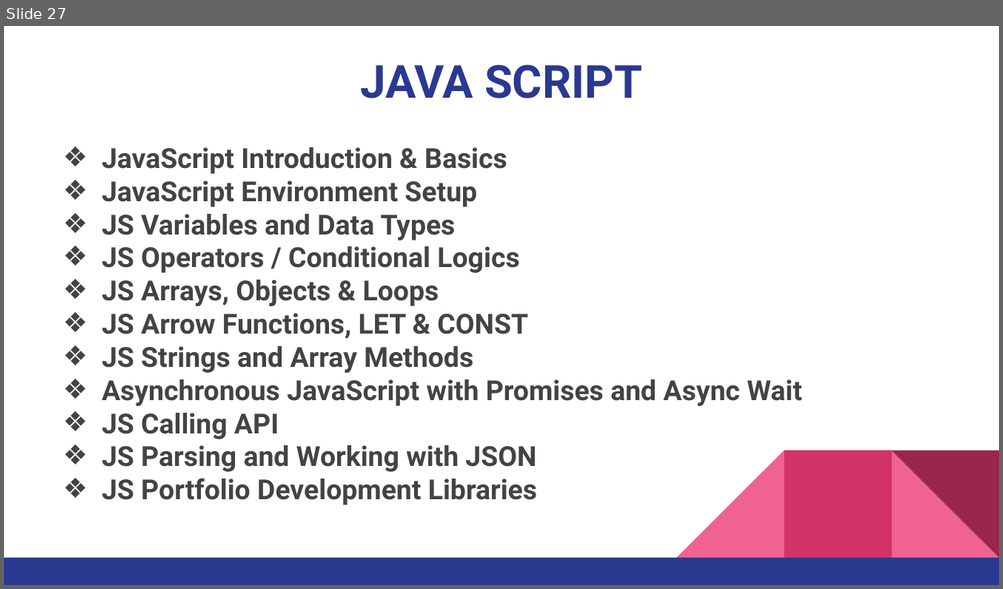
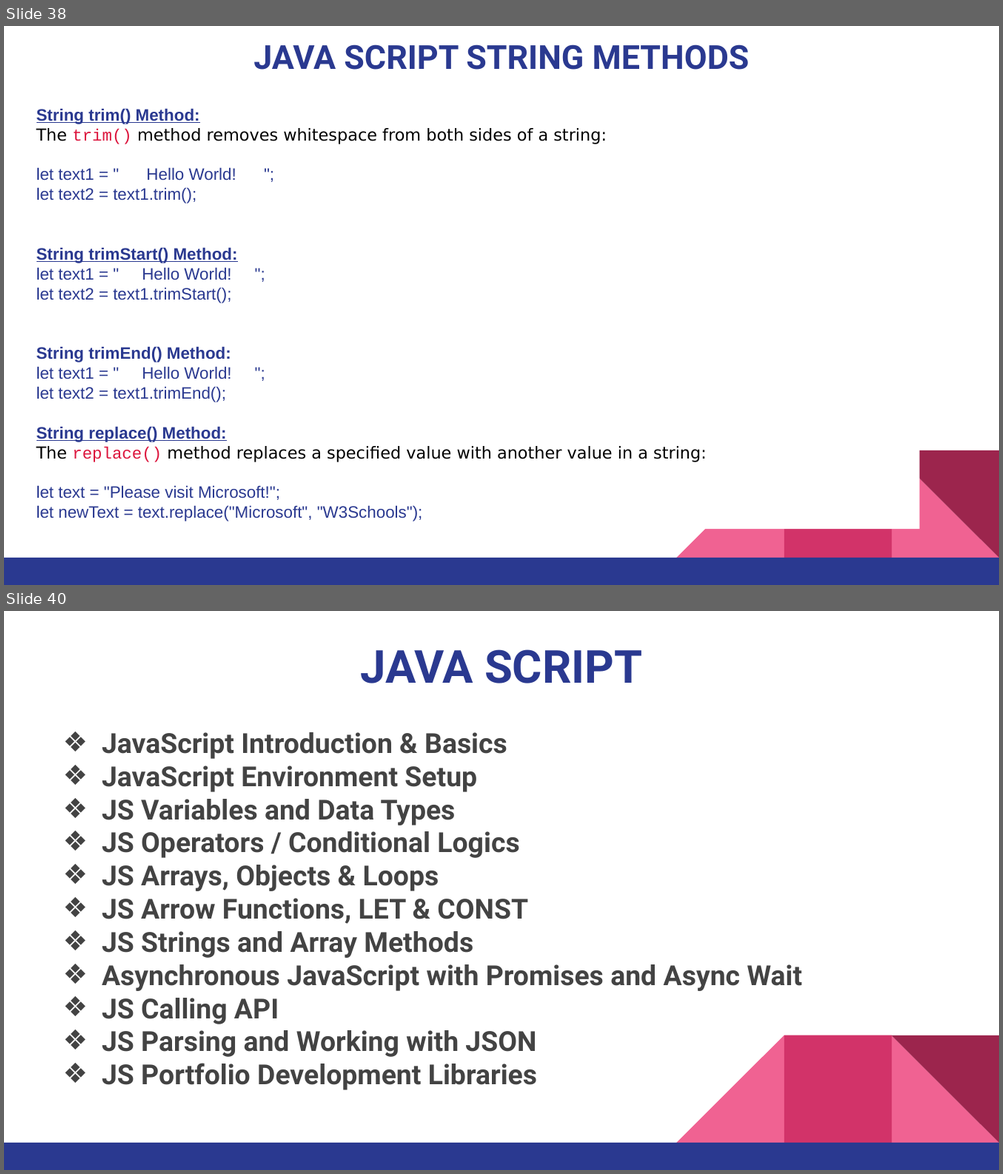
Before and after one commit to pnytrainingrepo/Webdevelopment, a slide deck: JavaScript.pptx. Shown one above the other, each under a label of ours: slide 27 before the commit, slides 38 and 40 after it; the slides between them are not shown. The pictures are 1003x589 and 1003x1174 pixels, drawn with LibreOffice and Linux fonts; fonts in the diff are those of the drawing. Boxes give left, top, right and bottom in pixels: in the first picture for what was removed or moved away, otherwise in the second. Text is boxed around its words. In the diff, an @@ line names an element or a change of style, - is before the commit and + after.

```diff
--- a/JavaScript.pptx
+++ b/JavaScript.pptx
@@ slide 38 added at [4, 26, 999, 585], background #FFFFFF; not listed: 5 template elements that a slide beside it also shows @@
@@ title added at [253, 44, 749, 70], 24 pt, text #2A3990, bold @@
+JAVA SCRIPT STRING METHODS
@@ text added at [37, 108, 706, 522], 12 pt, text #2A3990 @@
+String trim() Method:
+The trim() method removes whitespace from both sides of a string:
+let text1 = " Hello World! ";
+let text2 = text1.trim();
+String trimStart() Method:
+let text1 = " Hello World! ";
+let text2 = text1.trimStart();
+String trimEnd() Method:
+let text1 = " Hello World! ";
+let text2 = text1.trimEnd();
+String replace() Method:
+The replace() method replaces a specified value with another value in a string:
+let text = "Please visit Microsoft!";
+let newText = text.replace("Microsoft", "W3Schools");
@@ what was slide 27 is now slide 40 @@
```
Also in this commit, not shown: 2 slides changed, 14 other slides added, 2 slides removed, 8 other files.
